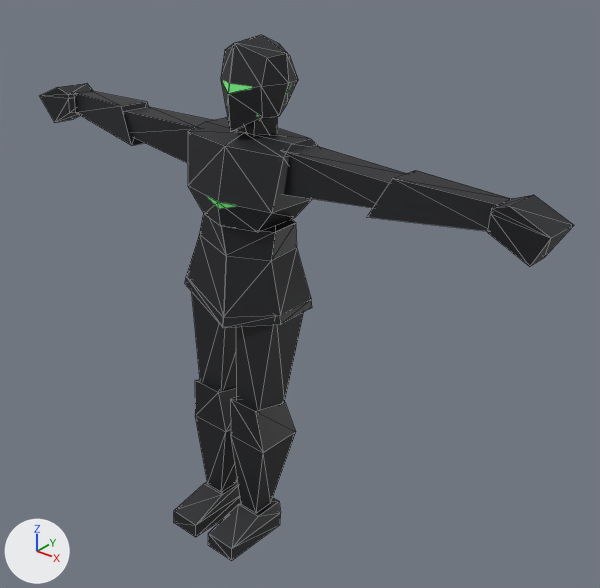
The glTF model src/assets/botter_animated.glb, before and after one commit.
Camera for both pictures: a 50 mm lens placed at (2.1, -2.3, 2.6), pointed at (0.18, 0.09, 1.12). Arrows for +X, +Y and +Z are at lower left; the lights stay in place. Mesh edges are drawn as thin lines. Where no turn or scale is listed for an object, it has been applied to the vertices. Vertices at the same position are counted once.

Objects in the first picture: 'Foot', 'Hand', 'Head', 'LowerArm', 'LowerBody', 'UnderLeg', 'UpperArm', 'UpperBody', 'UpperLeg'.
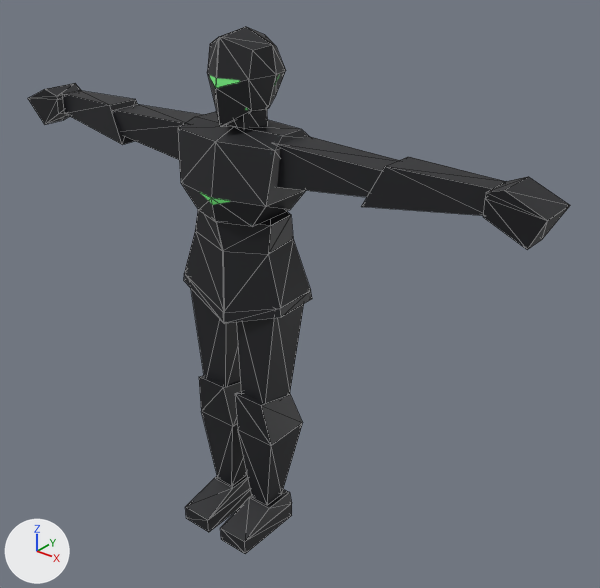
Where the newer file only moved an object's origin or applied its transform, the numbers keep the older frame.

Boxes (x1, y1, x2, y2) around the edits, measured in the pictures (600 x 588 px; the box of a moved part takes in the faces that stretch with it):
```json
{"object": "UpperBody", "change": "moved, turned", "before": [188, 117, 318, 232], "after": [178, 111, 310, 227]}
{"object": "LowerBody", "change": "reshaped, moved, turned", "before": [185, 213, 312, 328], "after": [184, 210, 312, 323]}
{"object": "UnderLeg", "change": "moved, turned", "before": [195, 379, 296, 513], "after": [199, 375, 303, 505]}
{"object": "LowerArm", "change": "moved, turned", "before": [75, 91, 511, 231], "after": [63, 90, 506, 216]}
{"object": "UpperArm", "change": "moved, turned", "before": [124, 107, 406, 208], "after": [113, 104, 399, 197]}
{"object": "UpperLeg", "change": "moved, turned", "before": [192, 292, 304, 410], "after": [191, 289, 304, 403]}
{"object": "Head", "change": "moved, turned", "before": [221, 35, 298, 131], "after": [207, 27, 286, 126]}
{"object": "Hand", "change": "moved, turned", "before": [40, 83, 574, 267], "after": [28, 83, 570, 250]}
{"object": "Foot", "change": "moved, turned", "before": [174, 479, 281, 561], "after": [185, 475, 292, 554]}
{"part": 1, "of": "me_cube_008", "change": "moved or reshaped", "before": [199, 213, 295, 261], "after": [195, 210, 291, 254]}
```

Scene script edits in JSON lines:
```json
{"block": "me_cube_008", "where": "# used by ob_lowerbody; location = (-0.028, -0.051, -0.028); rotation_euler = (-0.0485, 0.0239, -0.0163), in degrees (-2.8, 1.4, -0.9); scale = (1.1, 1.1, 1.1)"}
{"op": "remove", "block": "me_cube_008", "code": "me_cube_008.from_pydata(...)  # 44 vertices, 68 faces; spans x -0.241..0.241, y -0.171..0.116, z 0.936..1.345"}
{"op": "add", "block": "me_cube_008", "code": "me_cube_008.from_pydata(...)  # 45 vertices, 70 faces; spans x -0.241..0.241, y -0.171..0.116, z 0.936..1.345"}
{"block": "me_cube_008", "change": "me_cube_008 part 1"}
{"block": "me_cube_008", "change": "1 vertex is removed from x 0.171, y -0.083, z 1.337"}
{"block": "me_cube_008", "change": "14 faces are deleted"}
{"block": "me_cube_008", "change": "2 vertices are added at (-0.171, -0.083, 1.337), (-0.236, 0.056, 1.062)"}
{"block": "me_cube_008", "change": "16 new faces join them"}
{"op": "set", "path": "ob_foot.rotation_euler", "old": "(-0.0485, 0.0239, -0.0163)", "new": "(0.0, 0.0, 0.0)", "note": "degrees (-2.8, 1.4, -0.9) -> degrees (0, 0, 0)"}
{"op": "set", "path": "ob_foot.location", "old": "(-0.028, -0.051, -0.028)", "new": "(0.0, 0.0, 0.0)"}
{"op": "set", "path": "ob_hand.rotation_euler", "old": "(-0.0485, 0.0239, -0.0163)", "new": "(0.0, 0.0, 0.0)", "note": "degrees (-2.8, 1.4, -0.9) -> degrees (0, 0, 0)"}
{"op": "set", "path": "ob_hand.location", "old": "(-0.028, -0.051, -0.028)", "new": "(0.0, 0.0, 0.0)"}
{"op": "set", "path": "ob_head.rotation_euler", "old": "(-0.0485, 0.0239, -0.0163)", "new": "(0.0, 0.0, 0.0)", "note": "degrees (-2.8, 1.4, -0.9) -> degrees (0, 0, 0)"}
{"op": "set", "path": "ob_head.location", "old": "(-0.028, -0.051, -0.028)", "new": "(0.0, 0.0, 0.0)"}
{"op": "set", "path": "ob_lowerarm.rotation_euler", "old": "(-0.0485, 0.0239, -0.0163)", "new": "(0.0, 0.0, 0.0)", "note": "degrees (-2.8, 1.4, -0.9) -> degrees (0, 0, 0)"}
{"op": "set", "path": "ob_lowerarm.location", "old": "(-0.028, -0.051, -0.028)", "new": "(0.0, 0.0, 0.0)"}
{"op": "set", "path": "ob_lowerbody.rotation_euler", "old": "(-0.0485, 0.0239, -0.0163)", "new": "(0.0, 0.0, 0.0)", "note": "degrees (-2.8, 1.4, -0.9) -> degrees (0, 0, 0)"}
{"op": "set", "path": "ob_lowerbody.location", "old": "(-0.028, -0.051, -0.028)", "new": "(0.0, 0.0, 0.0)"}
{"op": "set", "path": "ob_underleg.rotation_euler", "old": "(-0.0485, 0.0239, -0.0163)", "new": "(0.0, 0.0, 0.0)", "note": "degrees (-2.8, 1.4, -0.9) -> degrees (0, 0, 0)"}
{"op": "set", "path": "ob_underleg.location", "old": "(-0.028, -0.051, -0.028)", "new": "(0.0, 0.0, 0.0)"}
{"op": "set", "path": "ob_upperarm.rotation_euler", "old": "(-0.0485, 0.0239, -0.0163)", "new": "(0.0, 0.0, 0.0)", "note": "degrees (-2.8, 1.4, -0.9) -> degrees (0, 0, 0)"}
{"op": "set", "path": "ob_upperarm.location", "old": "(-0.028, -0.051, -0.028)", "new": "(0.0, 0.0, 0.0)"}
{"op": "set", "path": "ob_upperbody.rotation_euler", "old": "(-0.0485, 0.0239, -0.0163)", "new": "(0.0, 0.0, 0.0)", "note": "degrees (-2.8, 1.4, -0.9) -> degrees (0, 0, 0)"}
{"op": "set", "path": "ob_upperbody.location", "old": "(-0.028, -0.051, -0.028)", "new": "(0.0, 0.0, 0.0)"}
{"op": "set", "path": "ob_upperleg.rotation_euler", "old": "(-0.0485, 0.0239, -0.0163)", "new": "(0.0, 0.0, 0.0)", "note": "degrees (-2.8, 1.4, -0.9) -> degrees (0, 0, 0)"}
{"op": "set", "path": "ob_upperleg.location", "old": "(-0.028, -0.051, -0.028)", "new": "(0.0, 0.0, 0.0)"}
```
